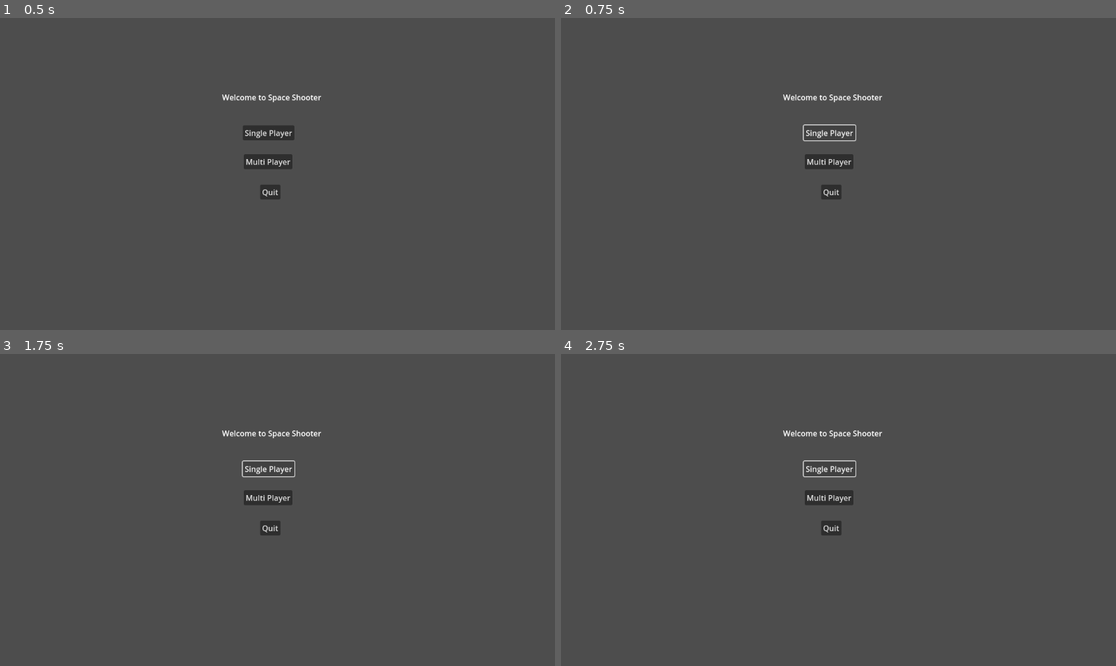
Above: before the commit, frames 1-4 (two rows, left to right).
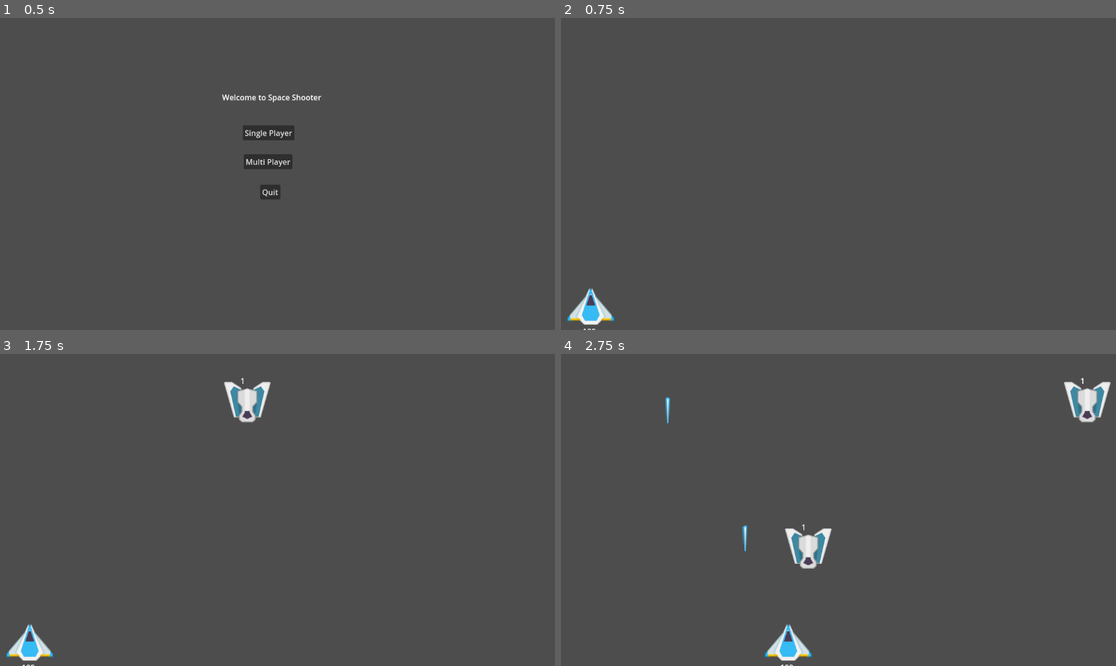
Above: after the commit, the same moments.

Repository: youssefx991/Space-Shooter-Co-op
Game: Godot game, scene res://Main Menu/main_menu.tscn
Two runs of this game, one before a commit and one after it. Both use one fixed random seed, a clock stepped at 60 frames per second and the inputs below.
Inputs (mouse positions are in pixels of both pictures, inside the frame that each line leads up to):
- Up to frame 1 (0.5 s): no input
- Up to frame 2 (0.75 s): click "Single Player" at 0.5 s
- Up to frame 3 (1.75 s): click (266, 469) at 1.25 s, where only the run before the commit has a clickable "Single Player"
- Up to frame 4 (2.75 s): hold D (player1_right) from 2.03 s (still down); hold F (player1_shoot) from 2.03 s (still down)

Frame 1 is identical in both runs. In frame 2, 1.4% of the frame differs, in the area x 1-58%, y 24-100%; in frame 3, 2.1%; in frame 4, 2.9%, in the area x 18-99%, y 7-100%.

Commit message:
Added singleplayer level

Diff:
--- a/Main Menu/main_menu.gd
+++ b/Main Menu/main_menu.gd
@@ -18,3 +18,7 @@
 
 func _on_quit_pressed():
 	get_tree().quit()
+
+
+func _on_single_pressed():
+	get_tree().change_scene_to_file("res://single player world/single_player_world.tscn")
--- a/Main Menu/main_menu.tscn
+++ b/Main Menu/main_menu.tscn
@@ -51,5 +51,6 @@
 offset_bottom = 377.0
 text = "Quit"
 
+[connection signal="pressed" from="single" to="." method="_on_single_pressed"]
 [connection signal="pressed" from="multi" to="." method="_on_multi_pressed"]
 [connection signal="pressed" from="quit" to="." method="_on_quit_pressed"]
--- /dev/null
+++ b/single player world/single_player_world.gd
@@ -0,0 +1,48 @@
+extends Node2D
+@onready var player1 = $Player1
+
+@onready var player1_spawn_position = $player1_spawn_position
+@export var enemy_scenes : Array[PackedScene] = []
+
+# Called when the node enters the scene tree for the first time.
+func _ready():
+
+
+	assert(player1 != null)
+
+
+	player1.global_position = player1_spawn_position.global_position
+	player1.laser_shot.connect(_on_player1_laser_shot)
+
+
+
+
+# Called every frame. 'delta' is the elapsed time since the previous frame.
+func _process(delta):
+	if Input.is_action_just_pressed("Quit"):
+		get_tree().quit()
+	elif Input.is_action_just_pressed("Reset"):
+		get_tree().reload_current_scene()
+
+
+func _on_player1_laser_shot(laser_scene, location):
+	print("shooting")
+	var laser = laser_scene.instantiate()
+	laser.global_position = location
+	add_child(laser)
+
+
+func _on_enemy_say_entered_land(location):
+	if player1 != null:
+		player1.damage()
+
+
+
+func _on_enemy_spawn_timer_timeout():
+	var enemy_to_spawn = enemy_scenes.pick_random().instantiate()
+	enemy_to_spawn.say_entered_land.connect(_on_enemy_say_entered_land)
+	var random_x = randf_range(0, 1152)
+	while (random_x == 576):
+		random_x = randf_range(0, 1152)
+	enemy_to_spawn.global_position = Vector2(random_x, 50)
+	add_child(enemy_to_spawn)
--- /dev/null
+++ b/single player world/single_player_world.tscn
@@ -0,0 +1,21 @@
+[gd_scene load_steps=5 format=3 uid="uid://b1xgtcxgt2h1m"]
+
+[ext_resource type="PackedScene" uid="uid://dvqmh3bw2hahw" path="res://Player1/player1.tscn" id="1_8kiyd"]
+[ext_resource type="Script" path="res://single player world/single_player_world.gd" id="1_fcj1c"]
+[ext_resource type="PackedScene" uid="uid://cll21i7067aix" path="res://Enemy/enemy.tscn" id="2_detwi"]
+[ext_resource type="PackedScene" uid="uid://ddv7ggnmeib88" path="res://DriverEnemy/driver_enemy.tscn" id="3_3httm"]
+
+[node name="single player world" type="Node2D"]
+script = ExtResource("1_fcj1c")
+enemy_scenes = Array[PackedScene]([ExtResource("2_detwi"), ExtResource("3_3httm")])
+
+[node name="Player1" parent="." instance=ExtResource("1_8kiyd")]
+position = Vector2(587, 570)
+
+[node name="player1_spawn_position" type="Marker2D" parent="."]
+position = Vector2(62, 600)
+
+[node name="EnemySpawnTimer" type="Timer" parent="."]
+autostart = true
+
+[connection signal="timeout" from="EnemySpawnTimer" to="." method="_on_enemy_spawn_timer_timeout"]
